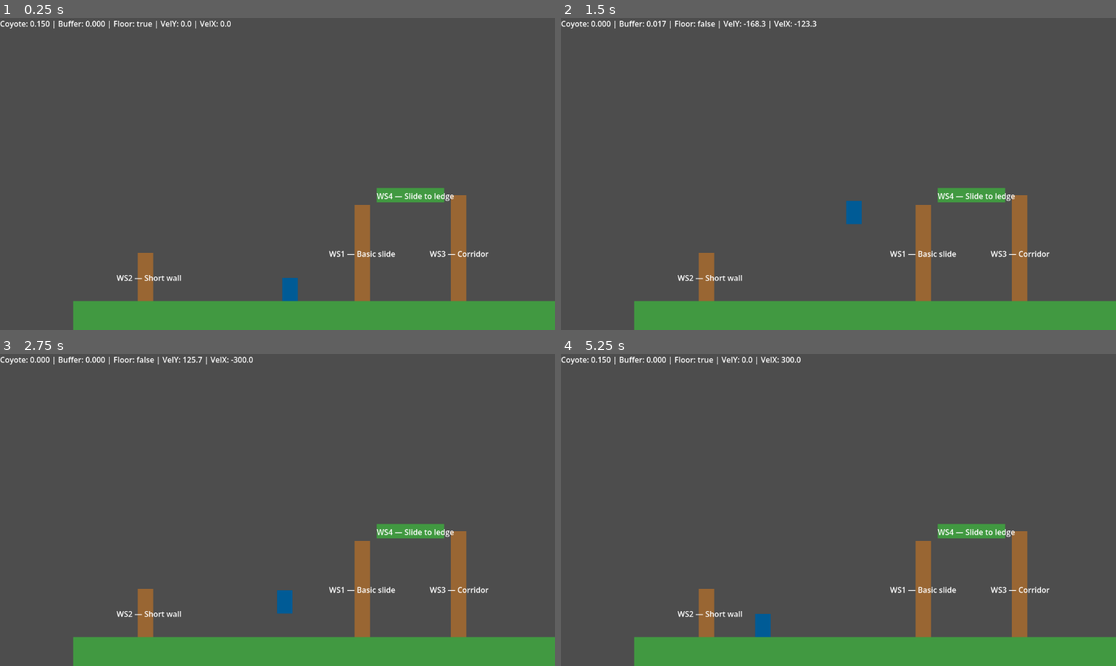
Above: before the commit, frames 1-4 (two rows, left to right).
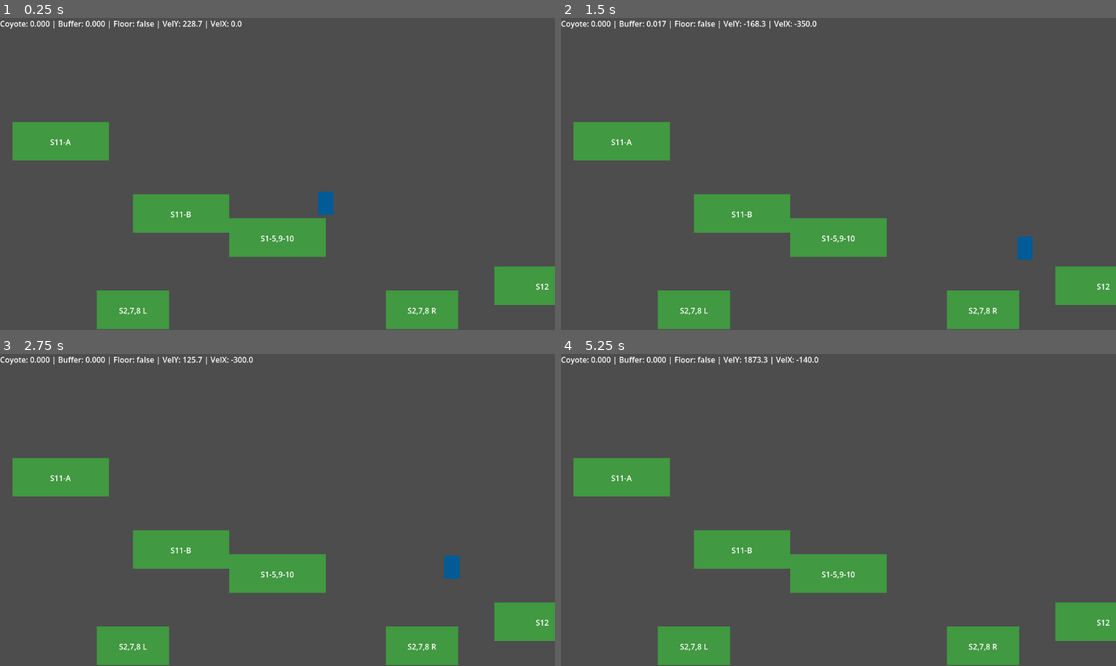
Above: after the commit, the same moments.

Repository: carlomontoyaph/platformer
Game: Godot game, scene res://scenes/test_coyote_jump.tscn
Two runs of this game, one before a commit and one after it. Both use one fixed random seed, a clock stepped at 60 frames per second and the inputs below. Before the commit the project starts from res://scenes/test_wall_slide.tscn.
Inputs:
- Up to frame 1 (0.25 s): no input
- Up to frame 2 (1.5 s): hold D (move_right) from 0.53 s (still down); tap E (dash, bound only after the commit) at 0.6 s; tap Space (jump) at 0.77, 0.8, 1.07, 1.35 s
- Up to frame 3 (2.75 s): tap Space (jump) at 1.52, 1.82, 2.3 s; tap E (dash, bound only after the commit) at 1.55, 2.1 s; release D (move_right) at 2.03 s; hold A (move_left) from 2.03 s (still down)
- Up to frame 4 (5.25 s): release A (move_left) at 2.78 s; hold D (move_right) 2.78-4.28 s; tap E (dash, bound only after the commit) at 2.85, 4.35, 5.1 s; tap Space (jump) at 3.02, 3.32, 3.6, 3.77, 4.07, 4.52, 4.82 s; hold A (move_left) 4.28-5.03 s; hold D (move_right) from 5.03 s (still down)

The runs differ from the first frame. In frame 1, 18% of the frame differs, in the area x 2-100%, y 0-100%; in frame 2, 18%; in frame 3, 18%; in frame 4, 18%.

Commit message:
Add dash. Improve readability.

Diff:
--- a/project.godot
+++ b/project.godot
@@ -11,7 +11,7 @@
 [application]
 
 config/name="platformer"
-run/main_scene="res://scenes/test_wall_slide.tscn"
+run/main_scene="uid://bhq3jp3larrln"
 config/features=PackedStringArray("4.6", "Forward Plus")
 config/icon="res://icon.svg"
 
@@ -32,6 +32,11 @@
 "events": [Object(InputEventKey,"resource_local_to_scene":false,"resource_name":"","device":-1,"window_id":0,"alt_press …(191 unchanged characters)…
 ]
 }
+dash={
+"deadzone": 0.2,
+"events": [Object(InputEventKey,"resource_local_to_scene":false,"resource_name":"","device":-1,"window_id":0,"alt_pressed":false,"shift_pressed":false,"ctrl_pressed":false,"meta_pressed":false,"pressed":false,"keycode":0,"physical_keycode":69,"key_label":0,"unicode":101,"location":0,"echo":false,"script":null)
+]
+}
 
 [physics]
 
--- a/scenes/player.tscn
+++ b/scenes/player.tscn
@@ -6,15 +6,27 @@
 size = Vector2(32, 48)
 
 [node name="Player" type="CharacterBody2D" unique_id=1811485037]
-groups = ["player"]
 script = ExtResource("1_3vyb7")
 acceleration = 3000.0
+air_acceleration = null
+coyote_time = null
+dash_speed = null
+dash_duratio = null
 friction = 500.0
+jump_buffer_time = null
+jump_velocity = null
+jump_cut_multiplier = null
+speed = null
+fall_death_y = null
+fall_reset_delay = null
+wall_jump_push = null
+wall_jump_lock_time = null
+wall_slide_speed = null
 
 [node name="CollisionShape2D" type="CollisionShape2D" parent="." unique_id=1965819126]
 shape = SubResource("RectangleShape2D_u8vuu")
 
-[node name="SpawnPoint" type="Marker2D" parent="."]
+[node name="SpawnPoint" type="Marker2D" parent="." unique_id=996791079]
 
 [node name="ColorRect" type="ColorRect" parent="." unique_id=1634803709]
 anchors_preset = 8
--- a/scripts/player.gd
+++ b/scripts/player.gd
@@ -1,37 +1,65 @@
 extends CharacterBody2D
 
+# -------------------------------------------------------------------------- #
 # Movement tuning
+# -------------------------------------------------------------------------- #
+
+# Horizontal movement
+@export var speed := 300.0  # Maximum horizontal movement speed
 @export var acceleration := 1500.0  # Ground acceleration rate
 @export var air_acceleration := 800.0  # Air acceleration rate
-@export var coyote_time := 0.15  # Grace period for jumping after leaving floor
 @export var friction := 1800.0  # Deceleration rate on ground
-@export var jump_buffer_time := 0.15  # Grace period for buffered jump input
+
+# Jump
 @export var jump_velocity := -500.0  # Initial upward velocity for jump
 @export var jump_cut_multiplier := 0.5  # Velocity multiplier when jump is released early
-@export var speed := 300.0  # Maximum horizontal movement speed
+@export var coyote_time := 0.15  # Grace period for jumping after leaving floor
+@export var jump_buffer_time := 0.15  # Grace period for buffered jump input
+
+# Dash
+@export var dash_speed := 650
+@export var dash_duration := 0.15
+
+# Wall slide / wall jump
+@export var wall_slide_speed := 120  # Max downward speed while sliding on a wall
+@export var wall_jump_push := 350.0  # Horizontal force applied away from wall on wall-jump
+@export var wall_jump_lock_time := 0.12  # Seconds to lock horizontal input after wall-jump
+
+# Fall reset
 @export var fall_death_y := 1000.0  # Y position where player resets
 @export var fall_reset_delay := 2.0  # Delay before resetting after falling
-@export var wall_jump_push := 350.0  # Horizontal force applied away from wall on wall-jump
-@export var wall_jump_lock_time := 0.12  # Seconds to lock horizontal input after wall-jump
-@export var wall_slide_speed := 120  # Max downward speed while sliding on a wall
-
-# Player state for animation hooks
+
+# -------------------------------------------------------------------------- #
+# Player state
+# -------------------------------------------------------------------------- #
+
+# Animation state
 enum PlayerState { IDLE, RUN, JUMP, FALL }
 var current_state := PlayerState.IDLE
 
-# Jump state machine:
-#   Ground → coyote_timer set, can_double_jump = false
-#   Coyote jump (buffered input + coyote window) → enables can_double_jump = true
-#   Mid-air double jump (just_pressed + can_double_jump + !is_on_floor) → consumes it
-#   Land → reset cycle
+# Position
+var spawn_position: Vector2  # Respawn position
+
+# Jump state
 var can_double_jump := false
 var coyote_timer := 0.0  # Countdown for coyote window
+var jump_buffer_timer := 0.0  # Countdown for jump buffer window
+
+# Dash state
+var can_dash := true
+var is_dashing := false
+var dash_direction := 1
+var dash_timer := 0.0
+
+# Wall state
+var is_wall_sliding := false  # True when on wall, airborne, and falling
+var wall_jump_lock_timer := 0.0  # Countdown for wall-jump input lock
+
+# Floor detection
+var was_on_floor := false  # Tracks floor state for landing detection
+
+# Fall reset
 var fall_timer := 0.0  # Countup for fall reset delay
-var is_wall_sliding := false  # True when on wall, airborne, and falling
-var jump_buffer_timer := 0.0  # Countdown for jump buffer window
-var spawn_position: Vector2  # Respawn position
-var was_on_floor := false  # Tracks floor state for landing detection
-var wall_jump_lock_timer := 0.0  # Countdown for wall-jump input lock
 
 signal landed  # Emitted when player lands on ground
 
@@ -43,16 +71,31 @@
 	add_to_group("player")
 
 
-# Main physics tick: runs input buffer, timers, ground/wall state, movement, jump, and fall-reset in order.
+# Main physics tick: runs input, timers, state detection, movement, and post-move updates.
 func _physics_process(delta: float) -> void:
+	# Input
+	if Input.is_action_just_pressed('dash'):
+		_start_dash()
 	_buffer_jump_input()
+
+	# Timers
 	_update_timers(delta)
-	_update_ground_state(delta)
+
+	# State detection (order matters: gravity before wall/jump so caps and overrides apply correctly)
+	_apply_gravity(delta)
+	_update_ground_state()
 	_update_wall_state()
+
+	# Movement
 	_handle_wall_slide()
 	_handle_jump()
 	_handle_horizontal_movement(delta)
+	_update_dash(delta)
+
+	# Apply physics
 	move_and_slide()
+
+	# Post-move
 	_update_state()
 	_check_fall_reset(delta)
 
@@ -73,17 +116,22 @@
 		wall_jump_lock_timer -= delta
 
 
-# Applies gravity when airborne, resets coyote timer on ground,
-# and detects landing transitions.
-func _update_ground_state(delta: float) -> void:
+# Applies gravity when airborne (skipped during dash to preserve horizontal momentum).
+func _apply_gravity(delta: float) -> void:
+	if not is_on_floor() and not is_dashing:
+		velocity += get_gravity() * delta
+
+
+# Resets coyote timer, jump/dash flags on ground; tracks landing transitions.
+func _update_ground_state() -> void:
 	if is_on_floor():
 		coyote_timer = coyote_time
 		can_double_jump = false
+		can_dash = true
 		if not was_on_floor:
 			emit_signal("landed")
 			was_on_floor = true
 	else:
-		velocity += get_gravity() * delta
 		was_on_floor = false
 
 
@@ -110,8 +158,12 @@
 		velocity.y *= jump_cut_multiplier
 
 
-# Applies left/right input to velocity, with separate ground/air acceleration and friction when idle.
+# Applies left/right input to velocity, with separate ground/air acceleration
+# and friction when no direction is held.
 func _handle_horizontal_movement(delta: float) -> void:
+	if is_dashing:
+		return
+
 	if wall_jump_lock_timer > 0:
 		return
 
@@ -156,18 +208,22 @@
 	coyote_timer = 0.0
 	jump_buffer_timer = 0.0
 	can_double_jump = false
+	can_dash = true
+	is_dashing = false
+	dash_timer = 0.0
 	was_on_floor = false
+
 
 # Sets is_wall_sliding when on a wall, airborne, and moving downward.
 func _update_wall_state() -> void:
-	is_wall_sliding = (
-		is_on_wall() and not is_on_floor() and velocity.y > 0
-		)
+	is_wall_sliding = is_on_wall() and not is_on_floor() and velocity.y > 0
+
 
 # Caps downward velocity to wall_slide_speed while sliding.
 func _handle_wall_slide() -> void:
 	if is_wall_sliding:
 		velocity.y = min(velocity.y, wall_slide_speed)
+
 
 # Returns true and applies wall-jump velocity if sliding on a wall and jump is pressed.
 func _perform_wall_jump() -> bool:
@@ -186,3 +242,40 @@
 	wall_jump_lock_timer = wall_jump_lock_time
 
 	return true
+
+
+func _start_dash() -> void:
+	if not can_dash:
+		return
+
+	if is_dashing:
+		return
+
+	dash_direction = sign(Input.get_axis("move_left", "move_right"))
+
+	if dash_direction == 0:
+		dash_direction = sign(velocity.x)
+
+	if dash_direction == 0:
+		dash_direction = 1
+
+	is_dashing = true
+	can_dash = false
+
+	dash_timer = dash_duration
+
+	velocity.y = 0
+
+
+func _update_dash(delta: float) -> void:
+	if not is_dashing:
+		return
+
+	dash_timer -= delta
+
+	velocity.x = dash_direction * dash_speed
+
+	velocity.y = 0
+
+	if dash_timer <= 0:
+		is_dashing = false
